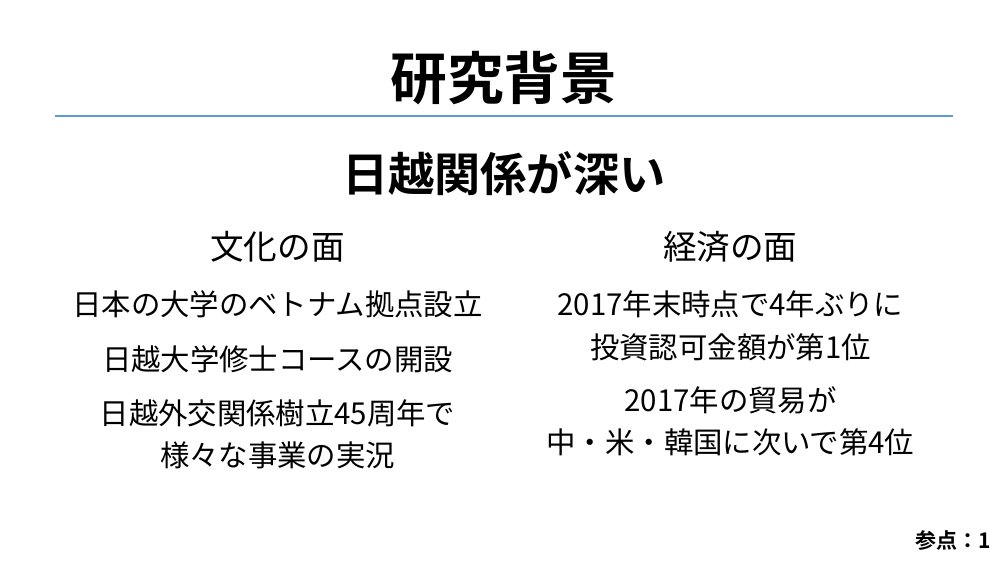
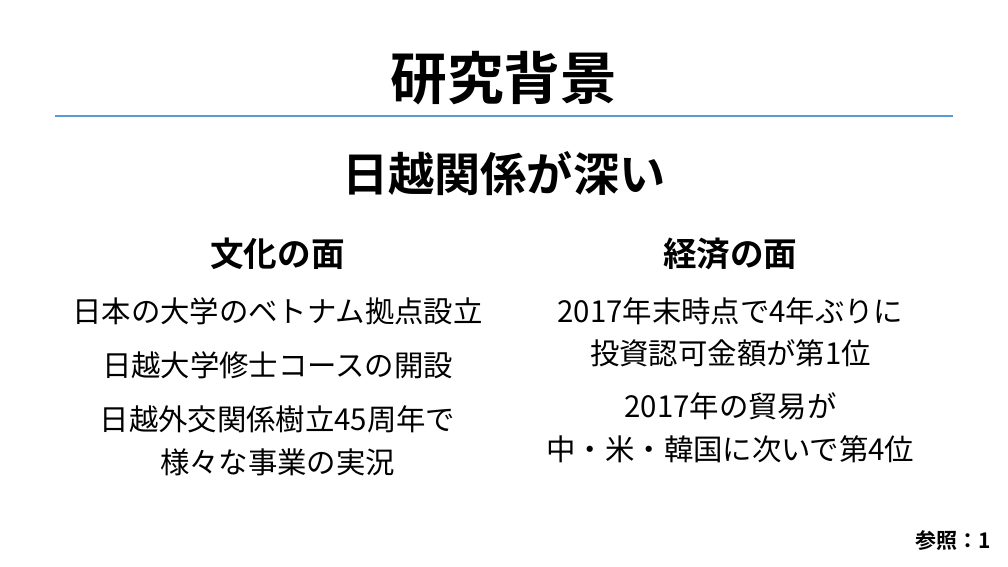
Before and after one commit to 3x3y3z3t/paper, a slide deck: slide 5 of 発表用/PPT.pptx (slide 6 before the commit). Drawn at 1008x567 pixels with LibreOffice and Linux fonts; fonts in the diff are those of the drawing; background and template pictures are left out. Boxes give left, top, right and bottom in pixels: in the first picture for what was removed or moved away, otherwise in the second. Text is boxed around its words. In the diff, an @@ line names an element or a change of style, - is before the commit and + after.

```diff
--- a/発表用/PPT.pptx
+++ b/発表用/PPT.pptx
@@ text "文化の面" at <box>210,237,344,269</box>: bold on @@
@@ text "経済の面" at <box>663,237,797,269</box>: bold on @@
@@ 5 texts: place and size @@
-5 texts at <box>72,290,915,469</box>
+5 texts at <box>72,297,915,476</box>
@@ text at <box>916,530,992,550</box>: text changed @@
-参点：1
+参照：1
```
Also in this commit, not shown: 15 other slides changed, 33 slides added, 3 slides removed, 1 other file.
